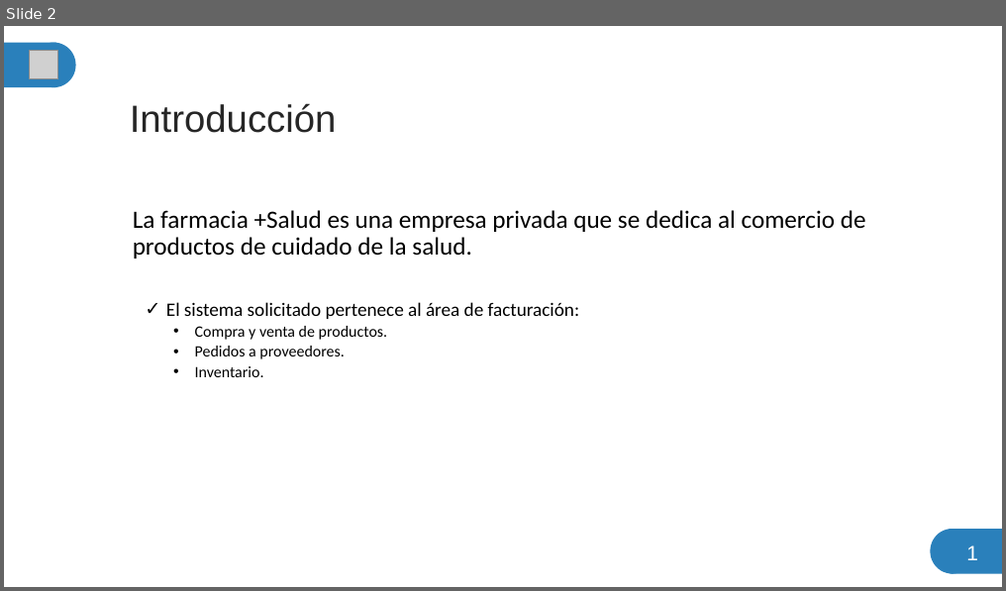
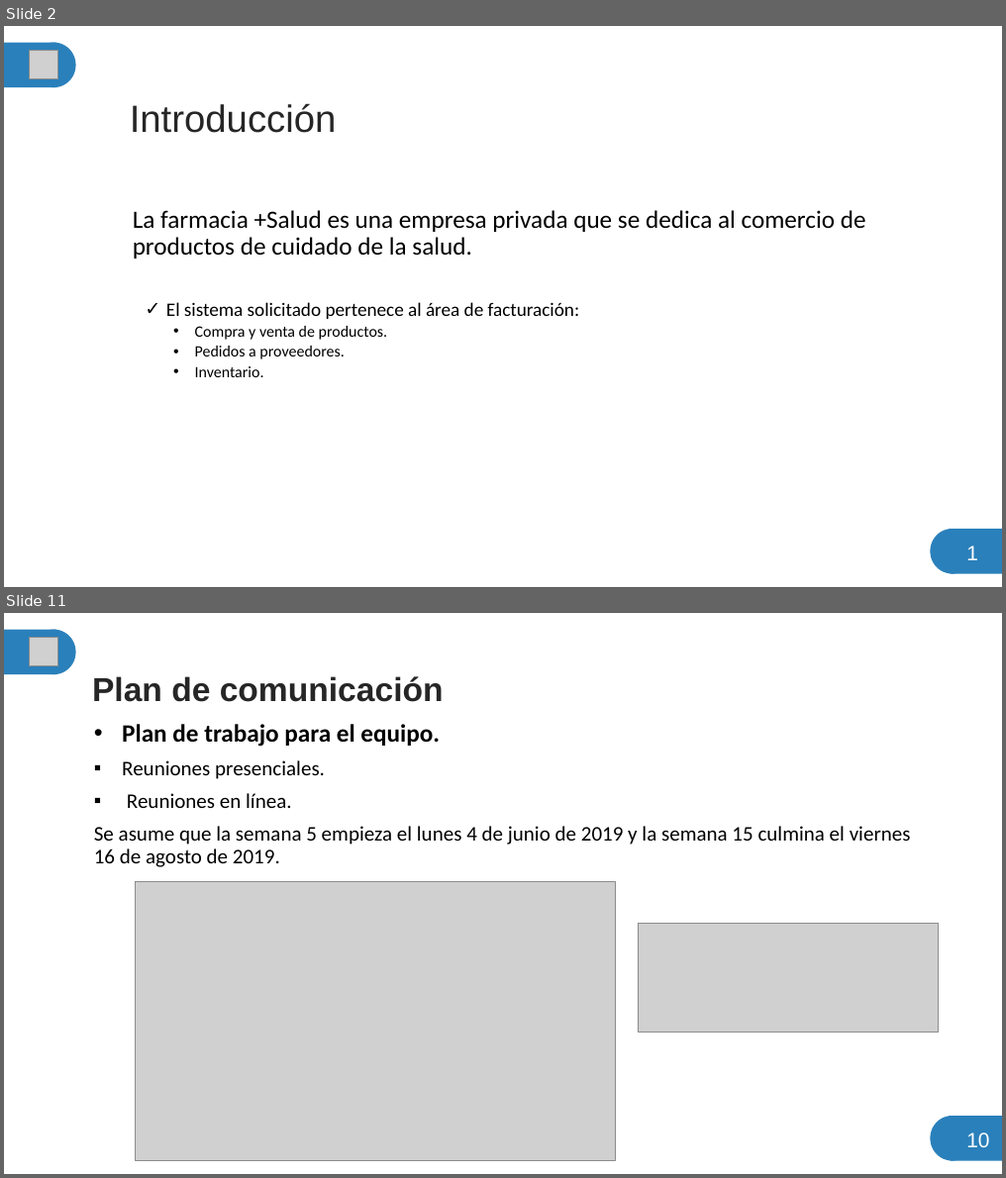
Before and after one commit to scarktt/Farmacia-Salud, a slide deck: Documentation/PresentacionProyecto.pptx. Shown one above the other, each under a label of ours: slide 2 before the commit, slides 2 and 11 after it; the slides between them are not shown. The pictures are 1006x591 and 1006x1178 pixels, drawn with LibreOffice and Linux fonts; fonts in the diff are those of the drawing; grey boxes stand for pictures. Boxes give left, top, right and bottom in pixels: in the first picture for what was removed or moved away, otherwise in the second. Text is boxed around its words. In the diff, an @@ line names an element or a change of style, - is before the commit and + after.

Commit message:
Actualizacion de la presentacion de proyecto que fue para EPI

```diff
--- a/Documentation/PresentacionProyecto.pptx
+++ b/Documentation/PresentacionProyecto.pptx
@@ slide 11 added at (4,613,1002,1174), background #FFFFFF @@
@@ rectangle added at (4,630,56,674), fill #2A80BB @@
@@ picture added at (30,638,58,666) @@
@@ ellipse added at (32,630,76,674), fill #2A80BB @@
@@ title added at (92,676,444,702), 32 pt, text #262626, bold @@
+Plan de comunicación
@@ subtitle added at (94,724,911,867), 20 pt, text #000000 @@
+• Plan de trabajo para el equipo.
+▪ Reuniones presenciales.
+▪ Reuniones en línea.
+Se asume que la semana 5 empieza el lunes 4 de junio de 2019 y la semana 15 culmina el viernes 16 de agosto de 2019.
@@ picture added at (136,881,616,1161) @@
@@ picture added at (638,923,939,1032) @@
@@ ellipse added at (930,1116,974,1161), fill #2A80BB @@
@@ rectangle added at (950,1116,1002,1161), fill #2A80BB @@
@@ text added at (966,1133,989,1148), 20 pt, text #FFFFFF @@
+10
```
Also in this commit, not shown: 4 slides changed, 20 other slides added, 1 slide removed, 1 other file.
